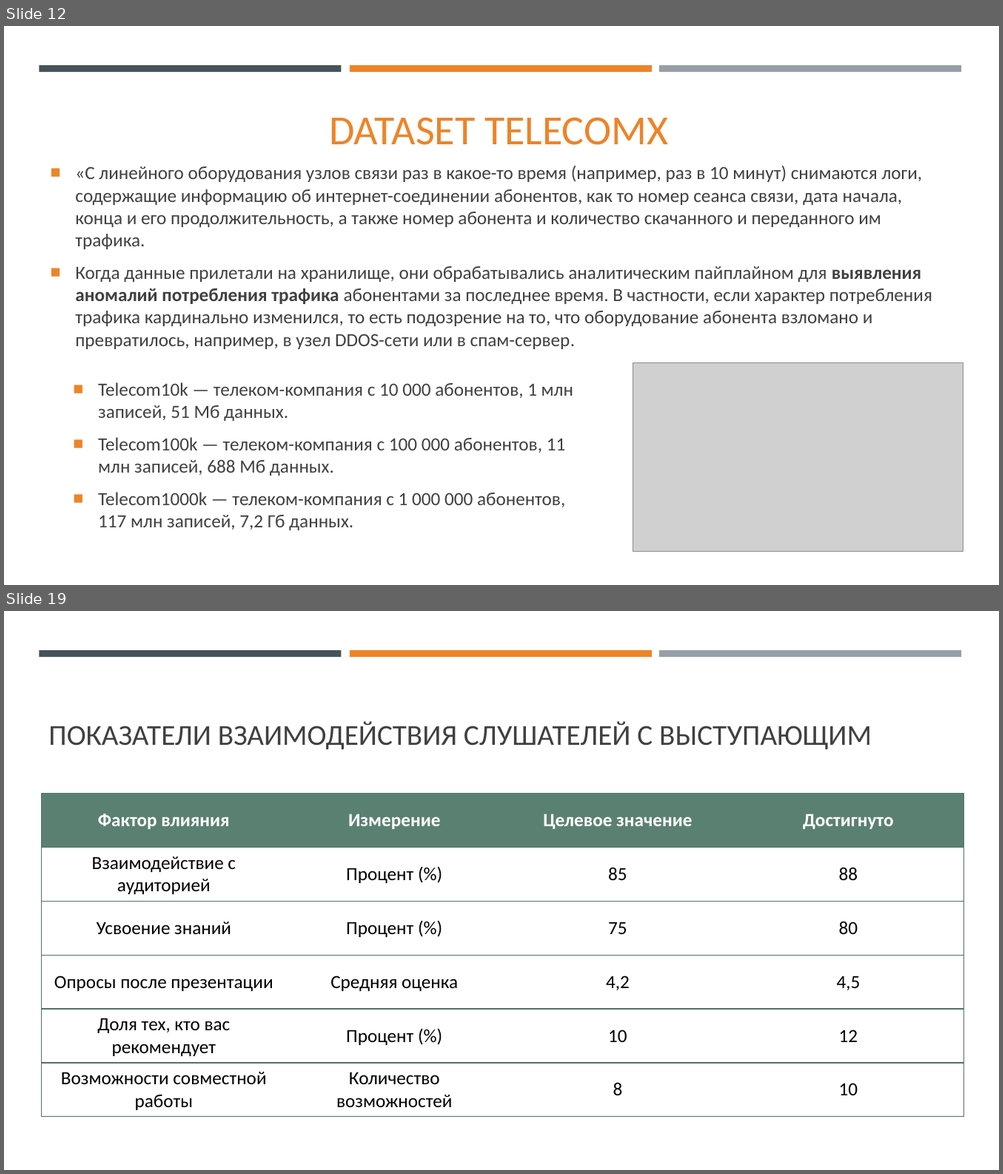
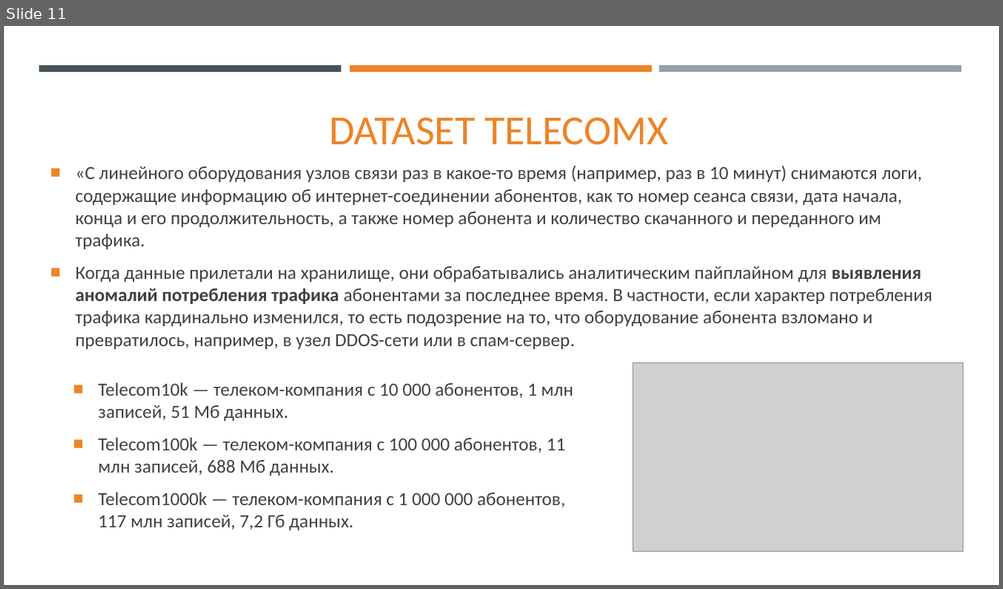
Before and after one commit to SkibaSAY/IPS_University, a slide deck: IPSLib/Documentation/Доклад для конференции/Доклад.pptx. Shown one above the other, each under a label of ours: slides 12 and 19 before the commit, slide 11 after it; the slides between them are not shown. The pictures are 1003x1174 and 1003x589 pixels, drawn with LibreOffice and Linux fonts; fonts in the diff are those of the drawing; grey boxes stand for pictures. Boxes give left, top, right and bottom in pixels: in the first picture for what was removed or moved away, otherwise in the second. Text is boxed around its words. In the diff, an @@ line names an element or a change of style, - is before the commit and + after.

```diff
--- a/IPSLib/Documentation/Доклад для конференции/Доклад.pptx
+++ b/IPSLib/Documentation/Доклад для конференции/Доклад.pptx
@@ slide 19 removed at (4, 611, 999, 1170), background #FFFFFF; not listed: 3 template elements that a slide beside it also shows @@
@@ title removed at (48, 721, 871, 749) @@
-ПОКАЗАТЕЛИ ВЗАИМОДЕЙСТВИЯ СЛУШАТЕЛЕЙ С ВЫСТУПАЮЩИМ
@@ table removed at (41, 793, 964, 1117), 6 rows, 4 columns @@
-Фактор влияния | Измерение | Целевое значение | Достигнуто
-Взаимодействие с аудиторией | Процент (%) | 85 | 88
-Усвоение знаний | Процент (%) | 75 | 80
-Опросы после презентации | Средняя оценка | 4,2 | 4,5
-Доля тех, кто вас рекомендует | Процент (%) | 10 | 12
-Возможности совместной работы | Количество возможностей | 8 | 10
@@ what was slide 12 is now slide 11 @@
```
Also in this commit, not shown: 2 slides changed, 10 slides added, 7 other slides removed, 4 other files.
